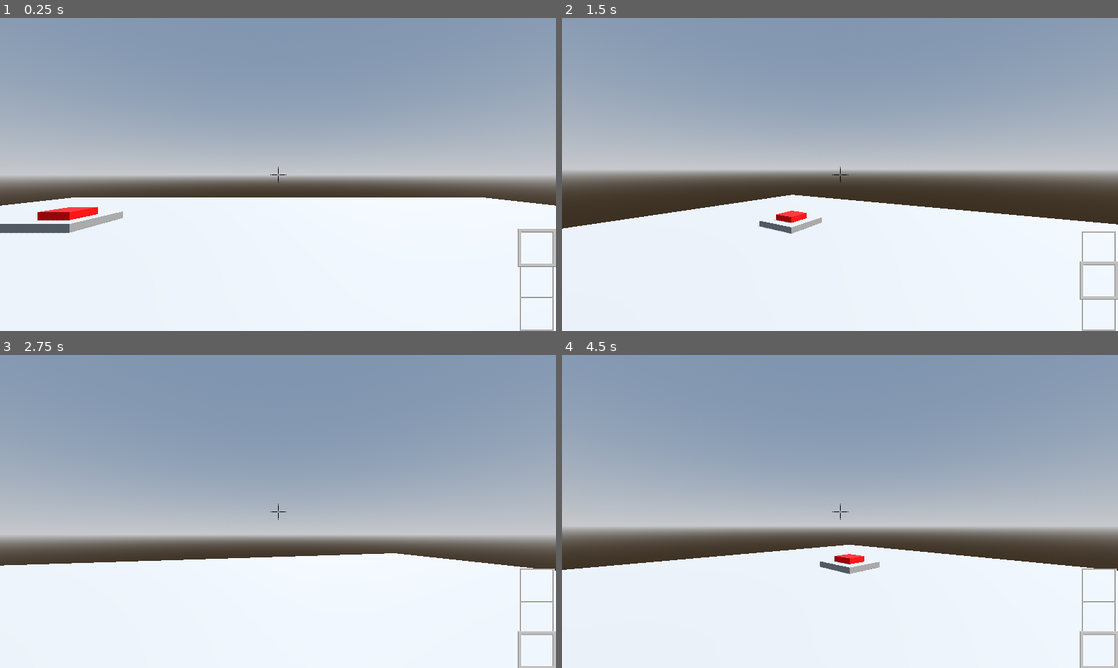
Above: before the commit, frames 1-4 (two rows, left to right).
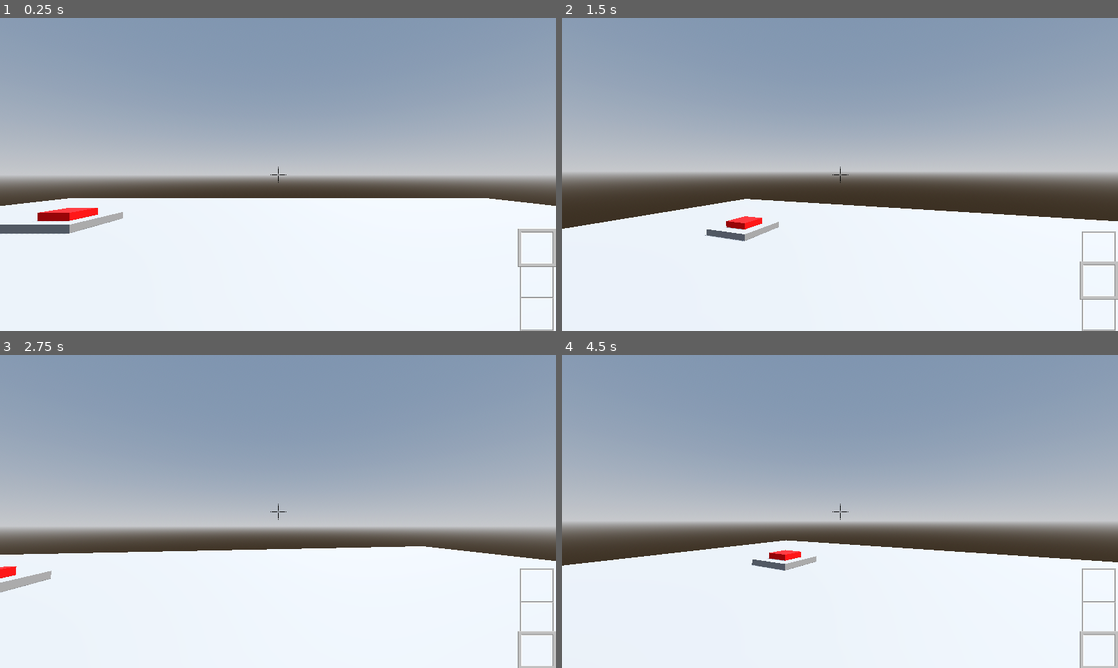
Above: after the commit, the same moments.

Repository: Stevenso2/Karson
Game: Godot game, scene res://assets/World.tscn
The game is run twice, just before and just after one commit, with the same random seed, the same clock (stepped at 60 frames per second) and the same inputs.
Inputs (mouse positions are in pixels of both pictures, inside the frame that each line leads up to):
- Up to frame 1 (0.25 s): no input
- Up to frame 2 (1.5 s): tap Enter (Enter) at 0.5 s; move the mouse to (867, 174) at 0.52 s; tap 1 (1) at 0.6 s; tap 2 (2) at 0.8, 1.35 s; tap Space (U) at 1.25 s; move the mouse to (812, 174) at 1.27 s
- Up to frame 3 (2.75 s): tap 3 (3) at 1.55, 2.1 s; move the mouse to (289, 505) at 2.02 s; tap 4 (4) at 2.3 s
- Up to frame 4 (4.5 s): tap Enter (Enter) at 2.75 s; move the mouse to (834, 517) at 2.77 s; tap 4 (4) at 2.85 s; tap 5 (5) at 3.05, 3.6 s; tap Space (U) at 3.5 s; move the mouse to (878, 514) at 3.52 s; tap 6 (6) at 3.8, 4.35 s; move the mouse to (795, 508) at 4.27 s

The runs differ from the first frame. In frame 1, 0.4% of the frame differs, in the area x 0-100%, y 57-70%; in frame 2, 2.6%; in frame 3, 9.5%, in the area x 0-100%, y 55-76%; in frame 4, 7.0%.

Commit message:
DevCam half fixes
-Tried to fix the DEVCAM bug, but failed horribly 
- the only thing that needs to be fixed needs to be the cam angle [devcam angle goes in normal cam somehow still]

Diff:
--- a/assets/Button.tscn
+++ b/assets/Button.tscn
@@ -1,12 +1,12 @@
 [gd_scene load_steps=9 format=3 uid="uid://bg3ivkj56s7pu"]
 
-[ext_resource type="Script" path="res://scrips/button.gd" id="1_1xver"]
+[ext_resource type="Script" uid="uid://b2j40r5nm3l2b" path="res://scrips/button.gd" id="1_1xver"]
 
 [sub_resource type="BoxMesh" id="BoxMesh_0vhju"]
 size = Vector3(2, 0.25, 2)
 
 [sub_resource type="BoxShape3D" id="BoxShape3D_4nlf2"]
-size = Vector3(2, 0.25, 2)
+size = Vector3(2.00049, 0.25, 2)
 
 [sub_resource type="BoxShape3D" id="BoxShape3D_m221e"]
 size = Vector3(1, 0.05, 1)
@@ -33,7 +33,7 @@
 mesh = SubResource("BoxMesh_0vhju")
 
 [node name="ButtonBaseCollision" type="CollisionShape3D" parent="."]
-transform = Transform3D(1, 0, 0, 0, 1, 0, 0, 0, 1, 0, 0.125, 0)
+transform = Transform3D(1, 0, 0, 0, 1, 0, 0, 0, 1, -0.000244141, 0.125286, 0)
 shape = SubResource("BoxShape3D_4nlf2")
 
 [node name="ContactArea" type="Area3D" parent="."]
--- a/scrips/player.gd
+++ b/scrips/player.gd
@@ -8,7 +8,7 @@
 const SLIDE_HEIGHT = 0.5    # lower height when sliding
 const NORMAL_HEIGHT = 1.66  # normal height when not sliding
 
-const sensitivity = 0.55
+const sensitivity = 0.35 # 0.55 for school mouse, 0,4 for my own mouse -Pizzi
 
 var rot_x = 0
 var rot_y = 0
@@ -16,6 +16,7 @@
 var devPos: Vector3
 var devspeed = 0.1
 
+var move_speed = SPEED
 var direction:int = 0
 var is_sliding: bool = false
 var is_crouching: bool = false  # track if the player is crouching
@@ -43,6 +44,8 @@
 			else:
 				camera_3d.rotation_degrees.x = rot_x
 				rotation_degrees.y = rot_y
+	if is_sliding:
+		move_speed = SLIDE_SPEED
 
 
 func _process(_delta):
@@ -56,7 +59,7 @@
 
 	#Character slide test VERY WIP
 
-	if Input.is_action_pressed("sliding test") and is_on_floor() and not is_sliding:  # "ui_select" maps to Ctrl by default.
+	if Input.is_action_pressed("sliding test") and is_on_floor() and not is_sliding and not global.DEV:
 		is_sliding = true
 		camera_3d.position.y = SLIDE_HEIGHT  # Lower camera position to simulate crouch
 
@@ -67,13 +70,18 @@
 
 func _physics_process(delta: float) -> void:
 	if not global.pause and not global.DEV:
+		#WHY IS THIS FIXING THE DEVCAM BUG AAAAAAAAAAAAAAAAAAAAAAAAAAAAAAAA [note 1 hour later: i dont wanna do this anymore, i think there is a easy fix but i am tryin for the past 2hours :C]
+		camera_3d.position.y = 1.68
+		camera_3d.position.x = 0
+		camera_3d.position.z = -0.162
 
 		#Still Sliding test
 		# Adjust camera height based on sliding state
-		if is_sliding:
-			camera_3d.position.y = SLIDE_HEIGHT
+		if is_sliding and not global.DEV:
+			Vector3(0,SLIDE_HEIGHT,0)
 		else:
-			camera_3d.position.y = NORMAL_HEIGHT
+			Vector3(0,NORMAL_HEIGHT,0)
+
 
 		# Add the gravity.
 		if not is_on_floor():
@@ -102,7 +110,7 @@
 		move_and_slide()
 
 	if global.DEV:
-		if Input.is_action_pressed("U") and is_on_floor():
+		if Input.is_action_pressed("U") and is_on_floor() and not is_crouching and not is_sliding:
 			devPos.y += delta
 
 		# Get the input direction and handle the movement/deceleration.
